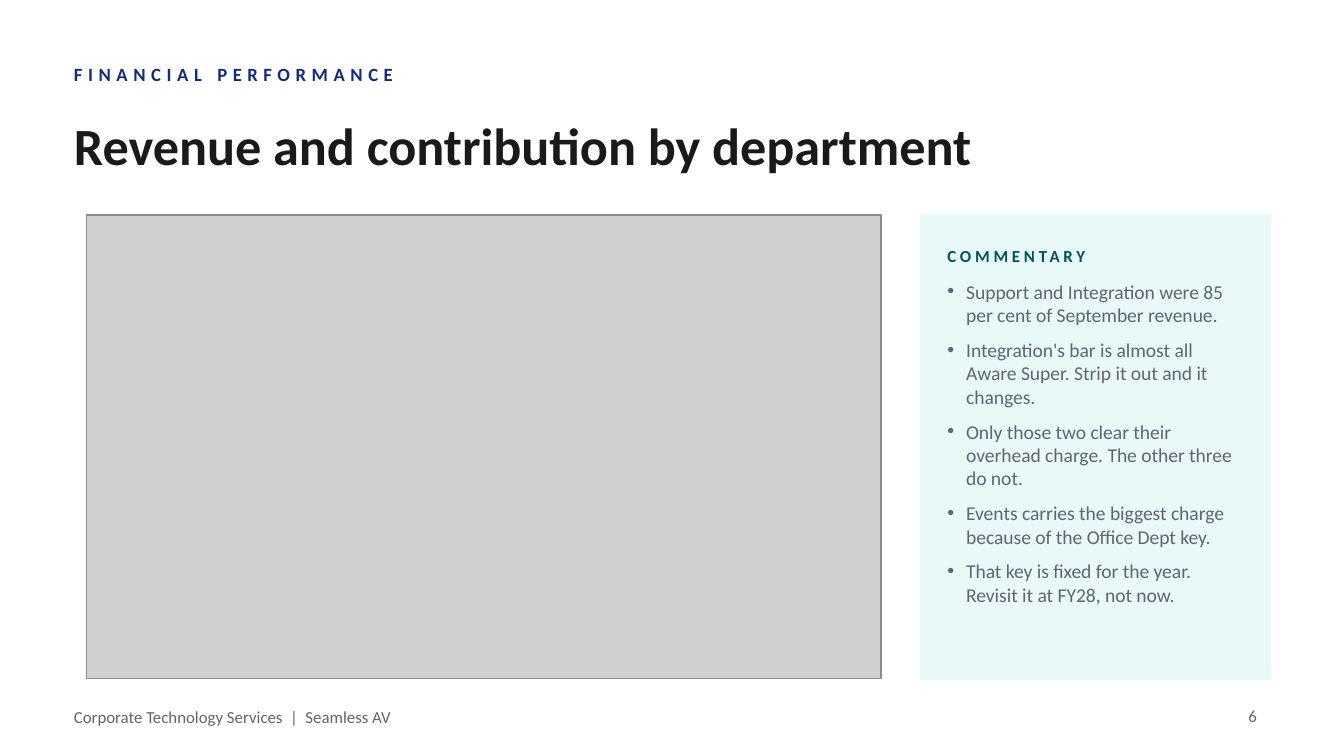
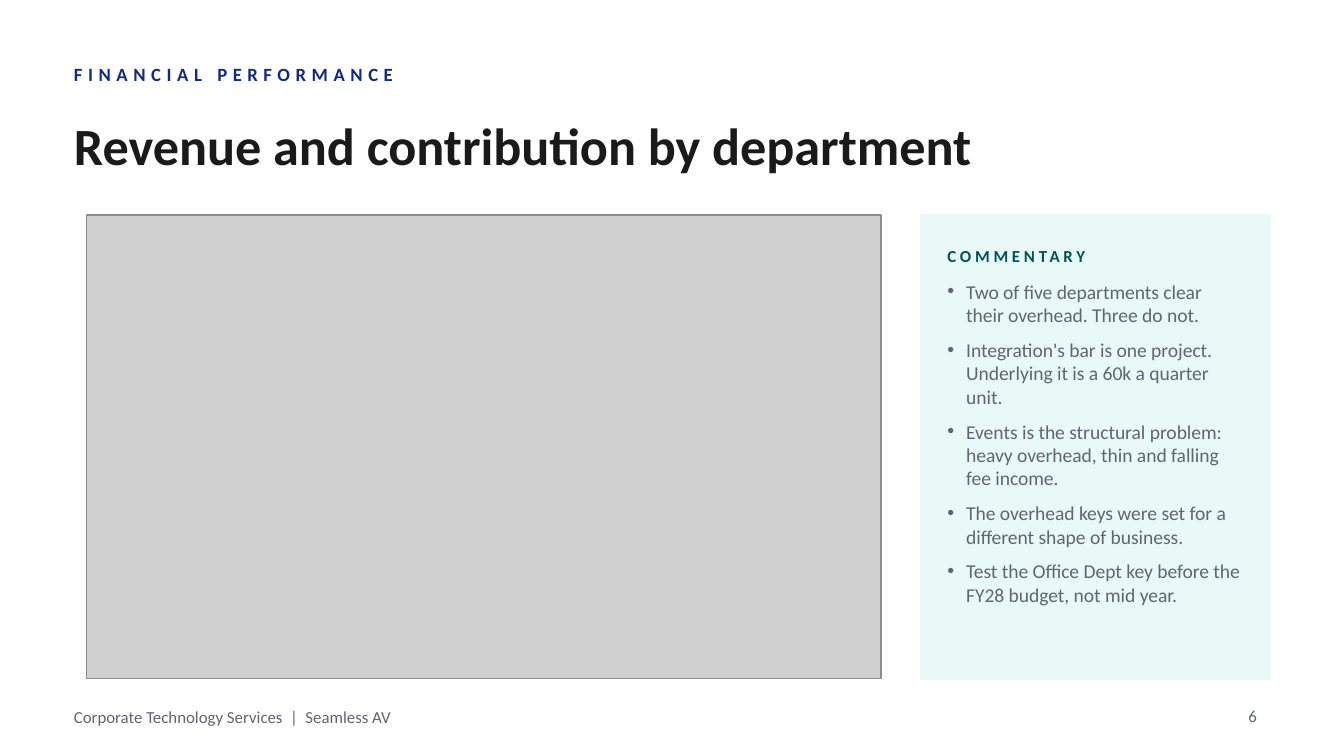
Before and after one commit to WesleyNelson-O33/Claude, a slide deck: slide 6 of deck/CTS Monthly Business Review - September 2026.pptx. Drawn at 1344x756 pixels with LibreOffice and Linux fonts; fonts in the diff are those of the drawing; grey boxes stand for pictures; background and template pictures are left out. Boxes give left, top, right and bottom in pixels: in the first picture for what was removed or moved away, otherwise in the second. Text is boxed around its words. In the diff, an @@ line names an element or a change of style, - is before the commit and + after.

```diff
--- a/deck/CTS Monthly Business Review - September 2026.pptx
+++ b/deck/CTS Monthly Business Review - September 2026.pptx
@@ text at (966,285,1239,606): text changed @@
-• Support and Integration were 85 per cent of September revenue.
-• Integration's bar is almost all Aware Super. Strip it out and it changes.
-• Only those two clear their overhead charge. The other three do not.
-• Events carries the biggest charge because of the Office Dept key.
-• That key is fixed for the year. Revisit it at FY28, not now.
+• Two of five departments clear their overhead. Three do not.
+• Integration's bar is one project. Underlying it is a 60k a quarter unit.
+• Events is the structural problem: heavy overhead, thin and falling fee income.
+• The overhead keys were set for a different shape of business.
+• Test the Office Dept key before the FY28 budget, not mid year.
```
Also in this commit, not shown: 10 other slides changed, 3 other files.
